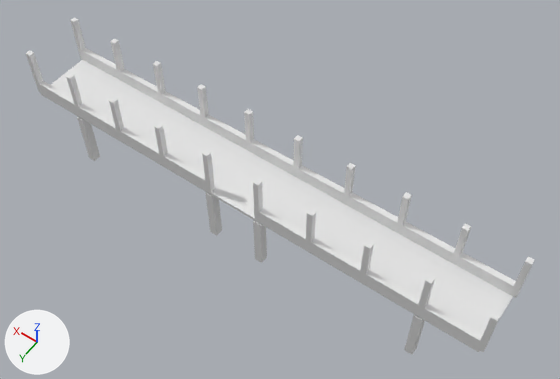
Before and after pictures for a commit that changed the OBJ model models/koyo/3dMap_east_bridge.obj.
Before and after are seen from a 50 mm lens placed at (-15.31, 37.58, 34.14), pointed at (-1.91, 18.81, 4.65). The axes (+X, +Y, +Z) are drawn at lower left. The lights are the same throughout. Where no turn or scale is listed for an object, it has been applied to the vertices.

Names of what the first picture shows: 'base_B1_立方体.453', 'floor_B1_立方体.085', 'pillar_B1_立方体.089', 'underWindow_B1-1_立方体.214', 'underWindow_B1-2_立方体.030'.
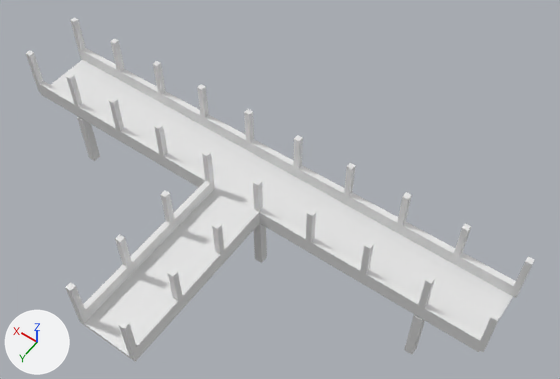
What the commit changed:
Mesh me_underwindow_ba_立方体_448 is new.
It consists of a box spanning x 1.35..1.65, y 26.18..28.88, z 3.37..4.12; a box spanning x 1.35..1.65, y 23.18..25.88, z 3.37..4.12; a box spanning x 1.35..1.65, y 20.17..22.88, z 3.37..4.12; a box spanning x -1.65..-1.35, y 26.18..28.88, z 3.37..4.12; a box spanning x -1.65..-1.35, y 23.18..25.88, z 3.37..4.12; a box spanning x -1.65..-1.35, y 20.17..22.88, z 3.37..4.12.
Mesh me_pillar_ba_立方体_445 is new.
It consists of a box spanning x 1.35..1.65, y 28.88..29.18, z 3.37..6.19; a box spanning x 1.35..1.65, y 25.88..26.18, z 3.37..6.19; a box spanning x 1.35..1.65, y 22.88..23.18, z 3.37..6.19; a box spanning x -1.65..-1.35, y 28.88..29.18, z 3.37..6.19; a box spanning x -1.65..-1.35, y 25.88..26.18, z 3.37..6.19; a box spanning x -1.65..-1.35, y 22.88..23.18, z 3.37..6.19.
Mesh me_floor_ba_立方体_450 is new.
It is a box spanning x -1.65..1.65, y 20.17..29.18, z 3.19..3.37.
Object 'underWindow_BA_立方体.448' (ob_underwindow_ba_立方体_448) is new; it shows me_underwindow_ba_立方体_448.
Its location is (0.0, 0.0, 0.0).
Object 'pillar_BA_立方体.445' (ob_pillar_ba_立方体_445) is new; it shows me_pillar_ba_立方体_445.
Its location is (0.0, 0.0, 0.0).
Object 'floor_BA_立方体.450' (ob_floor_ba_立方体_450) is new; it shows me_floor_ba_立方体_450.
Its location is (0.0, 0.0, 0.0).

Changed parts and their boxes (x1, y1, x2, y2) in the pictures (560 x 379 px):
'floor_BA_立方体.450', added: after (79, 193, 259, 362)
'underWindow_BA_立方体.448', added: after (83, 181, 259, 355)
'pillar_BA_立方体.445', added: after (65, 190, 225, 360)
